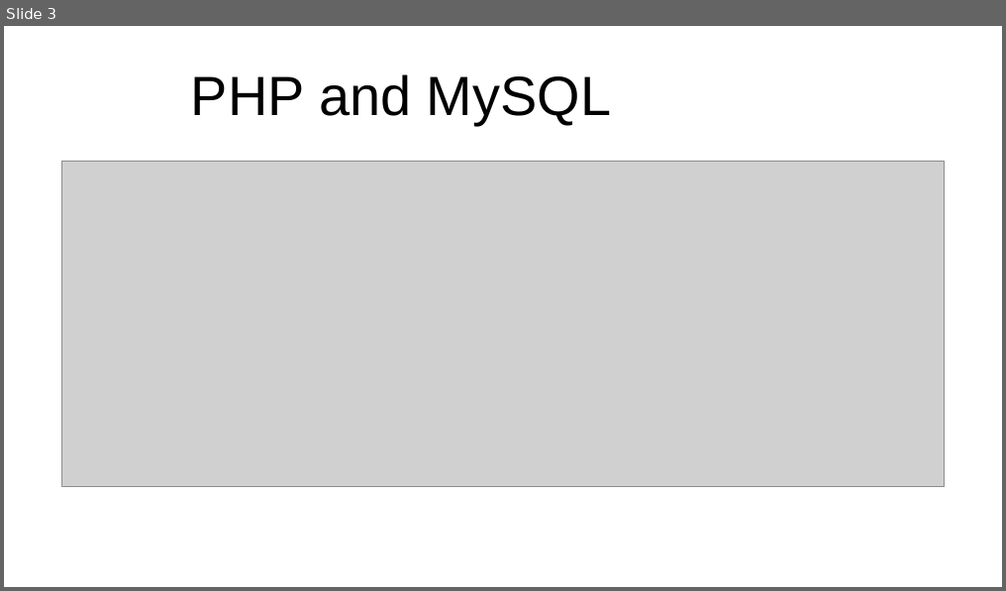
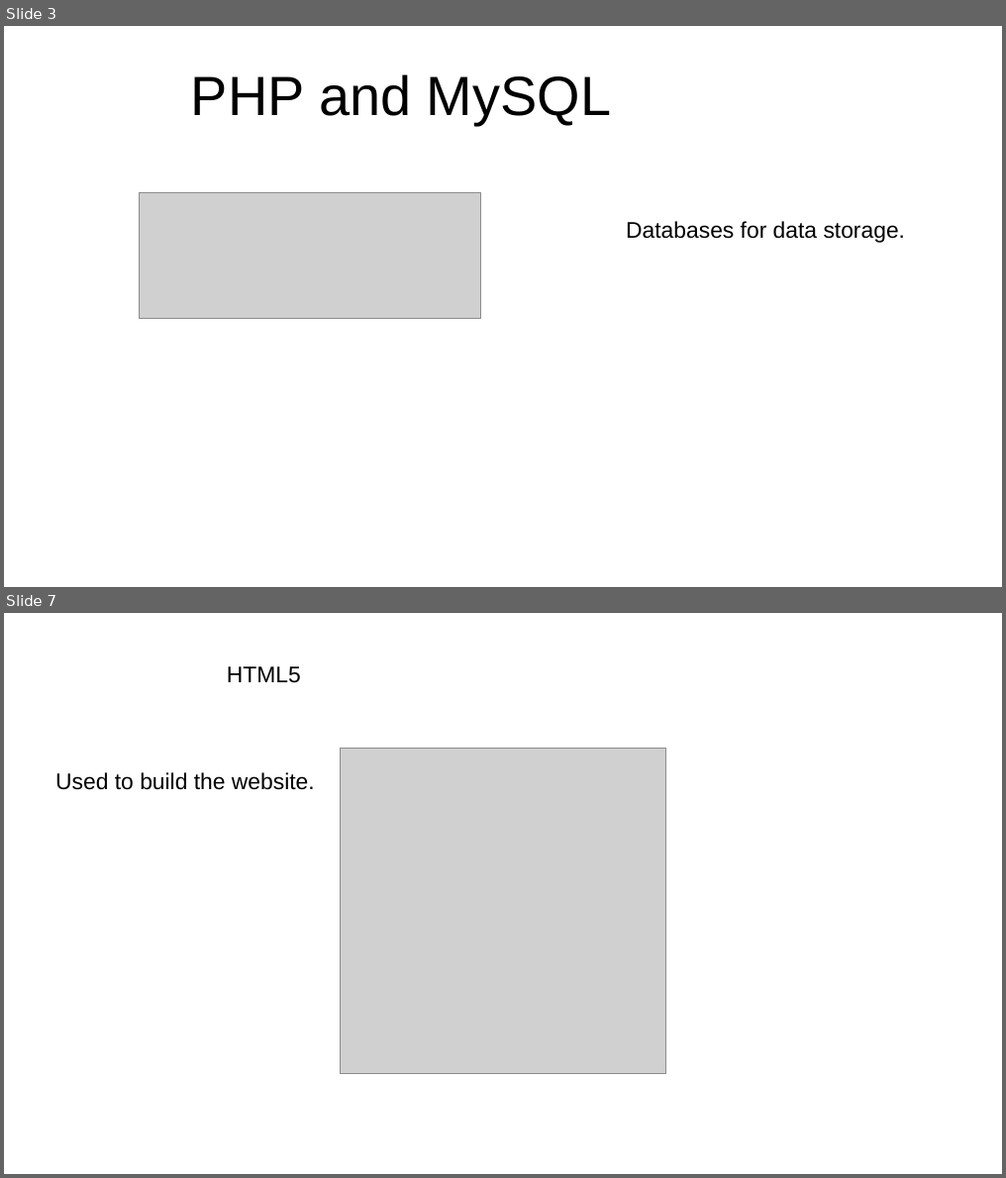
Before and after one commit to ScitechFusionX/sukumani_dream, a slide deck: presentation 1.pptx. Shown one above the other, each under a label of ours: slide 3 before the commit, slides 3 and 7 after it; the slides between them are not shown. The pictures are 1006x591 and 1006x1178 pixels, drawn with LibreOffice and Linux fonts; fonts in the diff are those of the drawing; grey boxes stand for pictures; background and template pictures are left out. Boxes give left, top, right and bottom in pixels: in the first picture for what was removed or moved away, otherwise in the second. Text is boxed around its words. In the diff, an @@ line names an element or a change of style, - is before the commit and + after.

```diff
--- a/presentation 1.pptx
+++ b/presentation 1.pptx
@@ slide 7 added at [4, 613, 1002, 1174], background #FFFFFF @@
@@ text added at [227, 666, 301, 683], 18 pt, text #000000 @@
+HTML5
@@ picture added at [340, 749, 665, 1074] @@
@@ text added at [55, 772, 315, 790], 18 pt, text #000000 @@
+Used to build the website.
@@ slide 3 changed as well @@
@@ picture: place and size @@
-picture at [62, 162, 944, 487]
+picture at [140, 192, 481, 318]
@@ text added at [626, 221, 906, 243], 18 pt, text #000000 @@
+Databases for data storage.
```
Also in this commit, not shown: 4 other slides changed, 4 other slides added, 7 slides removed.
